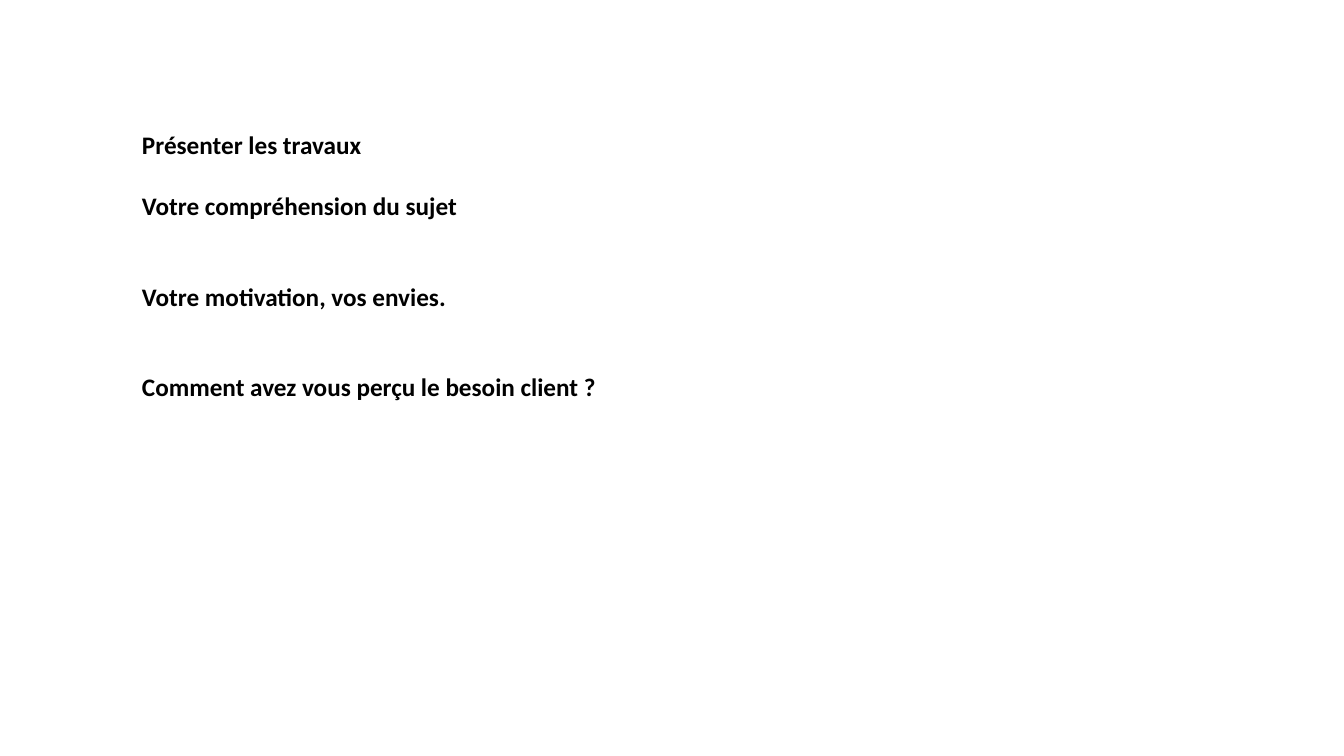
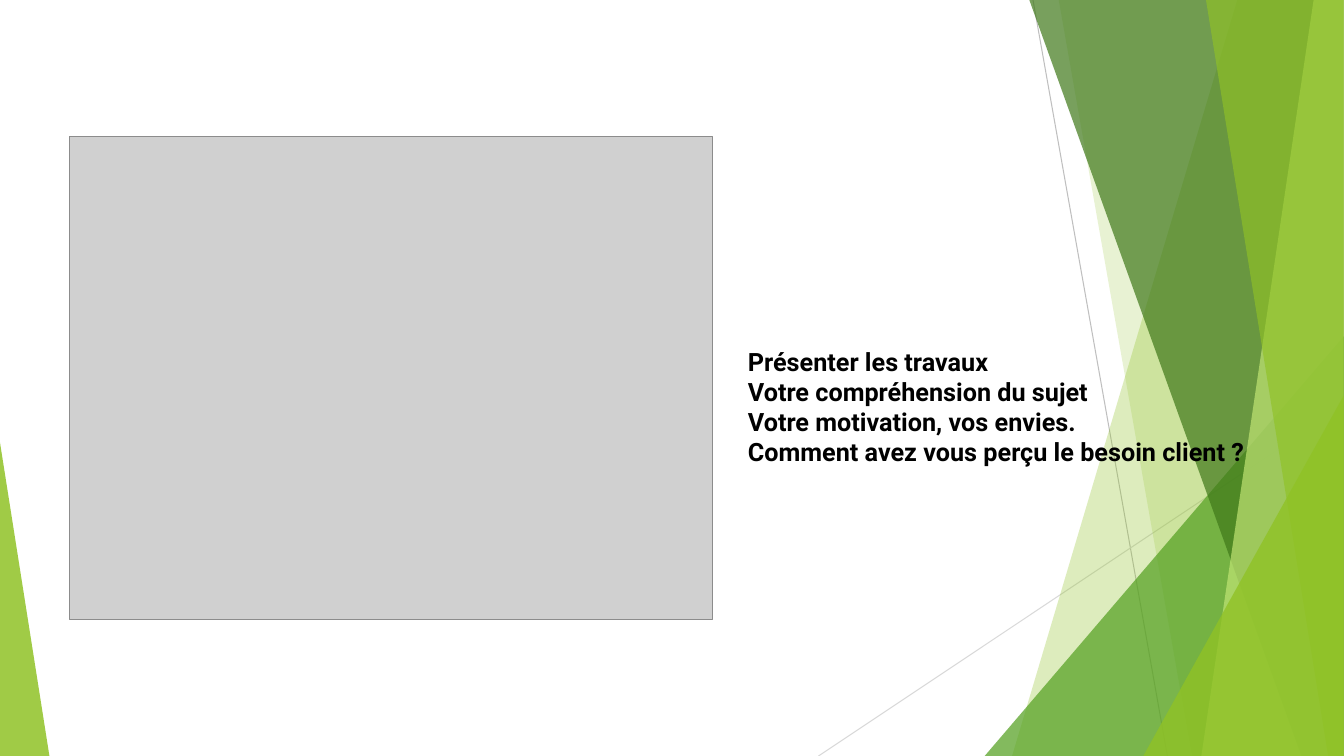
Before and after one commit to taconet1/Application-de-gestion, a slide deck: slide 1 of Présentation.pptx. Drawn at 1344x756 pixels with LibreOffice and Linux fonts; fonts in the diff are those of the drawing; grey boxes stand for pictures. Boxes give left, top, right and bottom in pixels: in the first picture for what was removed or moved away, otherwise in the second. Text is boxed around its words. In the diff, an @@ line names an element or a change of style, - is before the commit and + after.

Commit message:
Powerpoint

```diff
--- a/Présentation.pptx
+++ b/Présentation.pptx
@@ picture added at <box>70,137,713,620</box> @@
@@ text "Présenter les travaux": place and size @@
-text "Présenter les travaux" at <box>142,136,579,401</box>
+text "Présenter les travaux" at <box>748,352,1225,467</box>
@@ text "Présenter les travaux" at <box>748,352,1225,467</box>: font Calibri to Roboto @@
@@ group added at <box>0,0,1344,756</box>: 5 freeform shapes, 3 triangles, 2 lines @@
```
Also in this commit, not shown: 5 slides added.
